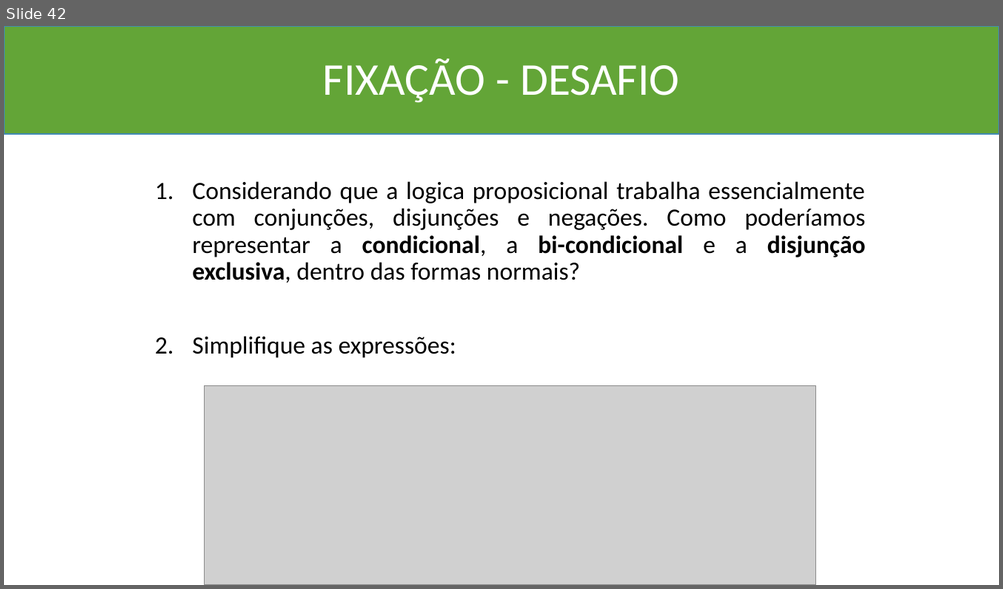
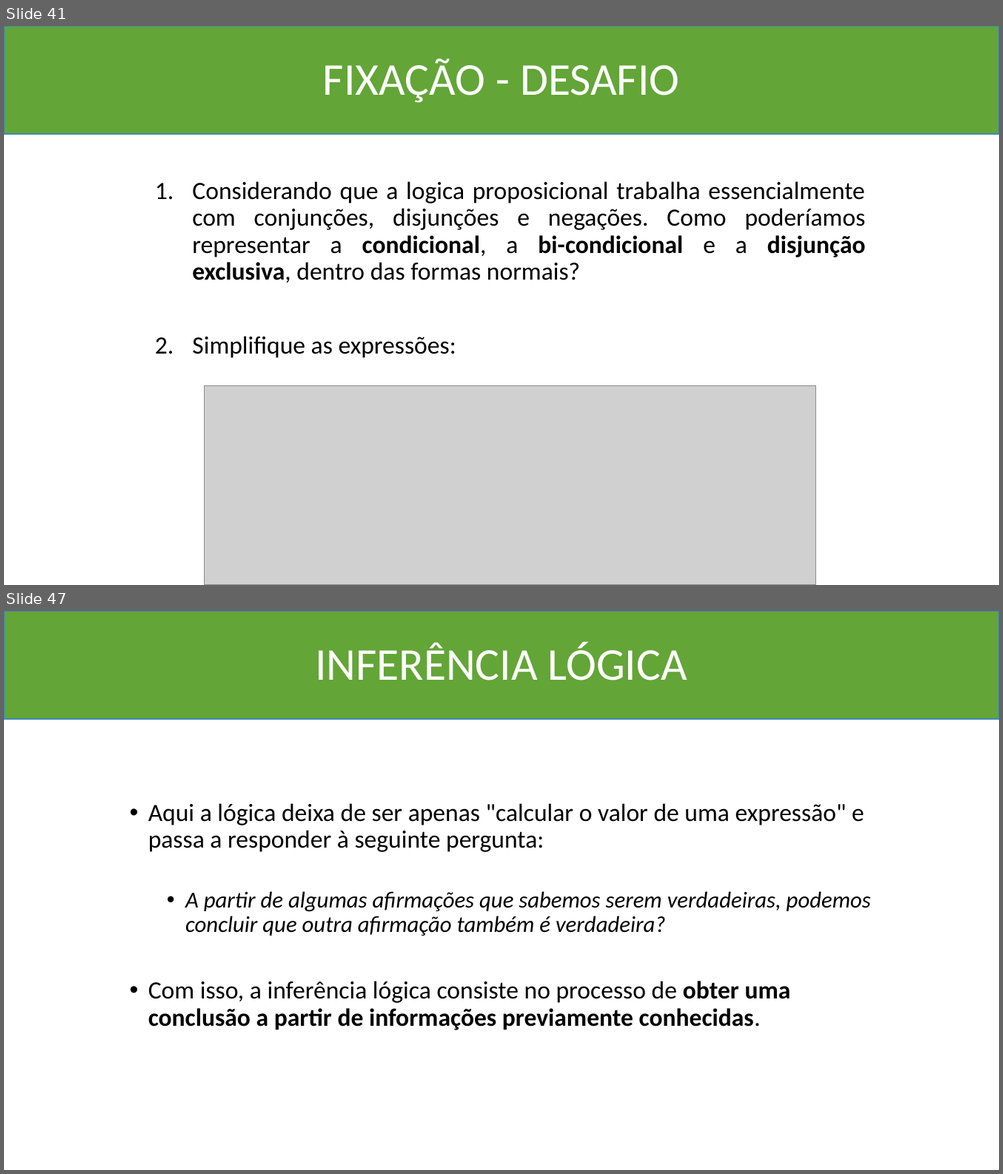
Before and after one commit to Marcio-Salmazo/Aulas, a slide deck: UNIUBE-MD/Teoria_MD.pptx. Shown one above the other, each under a label of ours: slide 42 before the commit, slides 41 and 47 after it; the slides between them are not shown. The pictures are 1003x589 and 1003x1174 pixels, drawn with LibreOffice and Linux fonts; fonts in the diff are those of the drawing; grey boxes stand for pictures. Boxes give left, top, right and bottom in pixels: in the first picture for what was removed or moved away, otherwise in the second. Text is boxed around its words. In the diff, an @@ line names an element or a change of style, - is before the commit and + after.

```diff
--- a/UNIUBE-MD/Teoria_MD.pptx
+++ b/UNIUBE-MD/Teoria_MD.pptx
@@ slide 47 added at (x1=4, y1=611, x2=999, y2=1170), background #FFFFFF @@
@@ rectangle added at (x1=4, y1=611, x2=999, y2=719), fill #63A537, outline #418AB3 1 pt @@
@@ title added at (x1=315, y1=641, x2=687, y2=681), 44 pt, text #FFFFFF @@
+INFERÊNCIA LÓGICA
@@ text added at (x1=148, y1=803, x2=871, y2=1031), 24 pt, text #000000 @@
+• Aqui a lógica deixa de ser apenas "calcular o valor de uma expressão" e passa a responder à seguinte pergunta:
+  • A partir de algumas afirmações que sabemos serem verdadeiras, podemos concluir que outra afirmação também é verdadeira?
+• Com isso, a inferência lógica consiste no processo de obter uma conclusão a partir de informações previamente conhecidas.
@@ what was slide 42 is now slide 41 @@
```
Also in this commit, not shown: 2 slides changed, 6 other slides added, 3 other files.
